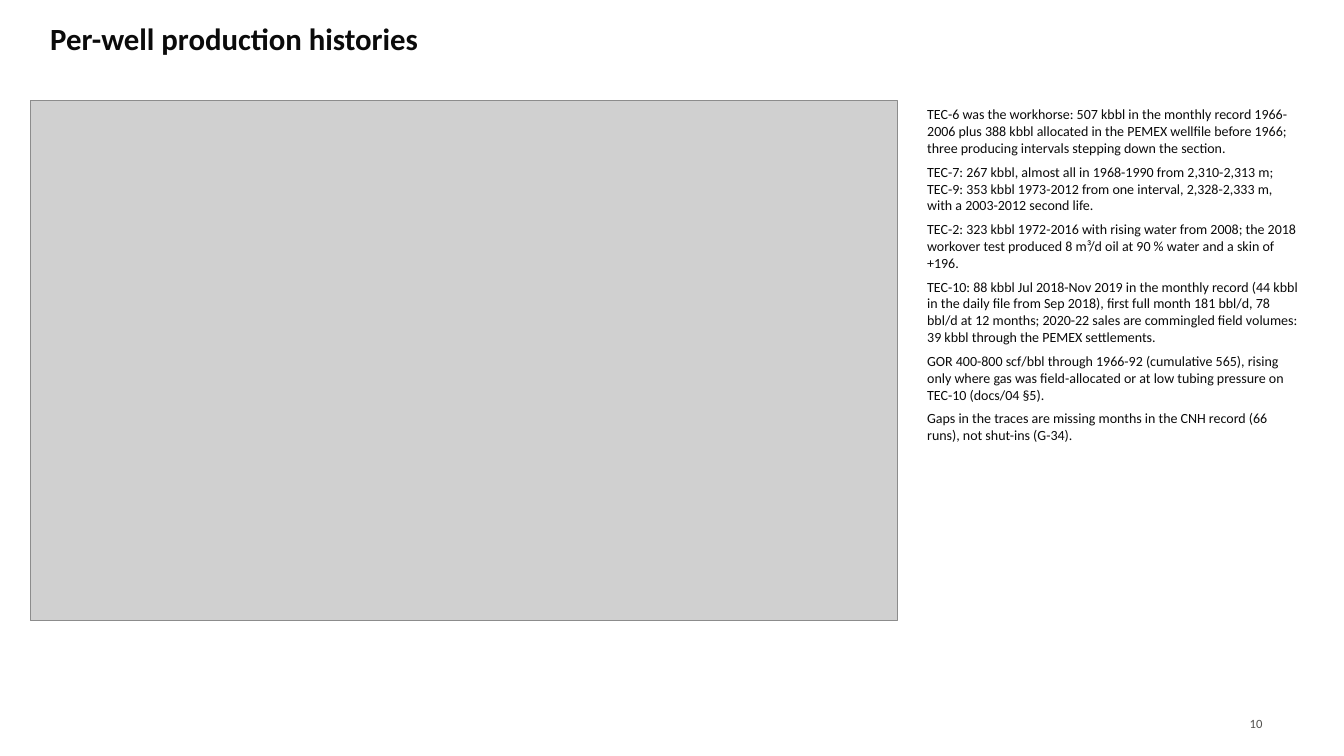
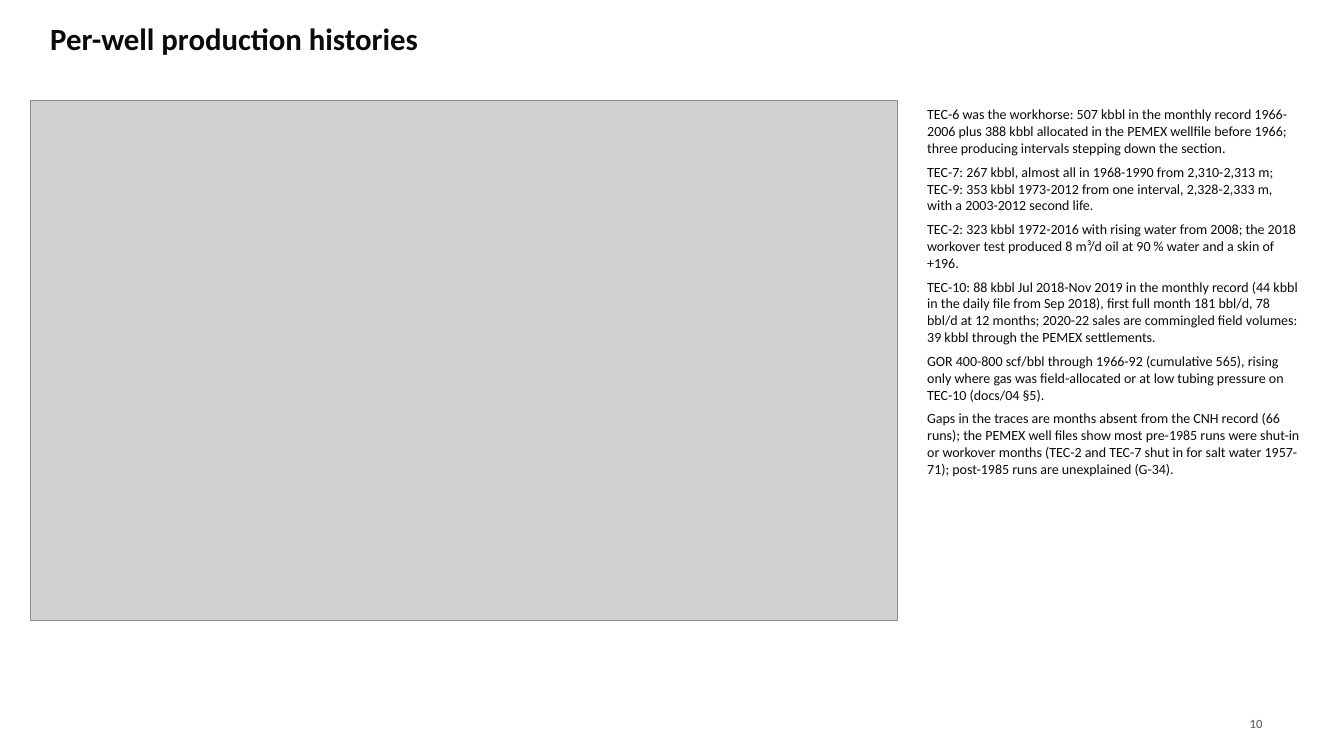
Before and after one commit to gunner1976/git_practice, a slide deck: slide 10 of docs/Tecolutla_Block_and_Development_History.pptx. Drawn at 1344x756 pixels with LibreOffice and Linux fonts; fonts in the diff are those of the drawing; grey boxes stand for pictures. Boxes give left, top, right and bottom in pixels: in the first picture for what was removed or moved away, otherwise in the second. Text is boxed around its words. In the diff, an @@ line names an element or a change of style, - is before the commit and + after.

```diff
--- a/docs/Tecolutla_Block_and_Development_History.pptx
+++ b/docs/Tecolutla_Block_and_Development_History.pptx
@@ text at bbox=[927, 413, 1299, 477]: text changed @@
-Gaps in the traces are missing months in the CNH record (66 runs), not shut-ins (G-34).
+Gaps in the traces are months absent from the CNH record (66 runs); the PEMEX well files show most pre-1985 runs were shut-in or workover months (TEC-2 and TEC-7 shut in for salt water 1957-71); post-1985 runs are unexplained (G-34).
```
Also in this commit, not shown: 1 other file.
